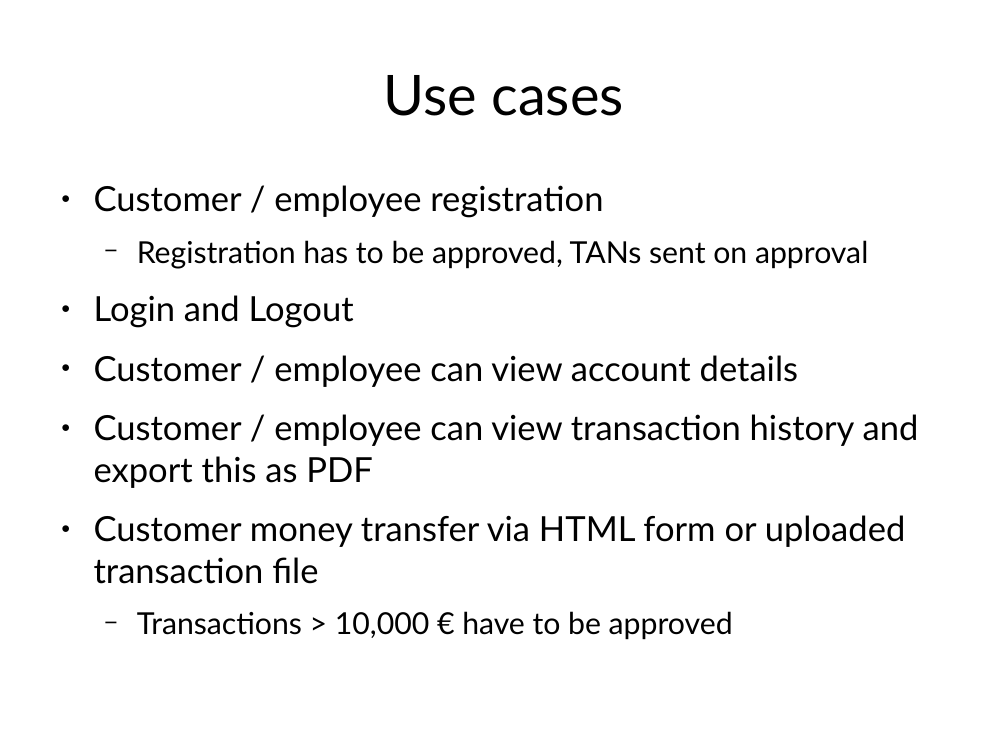
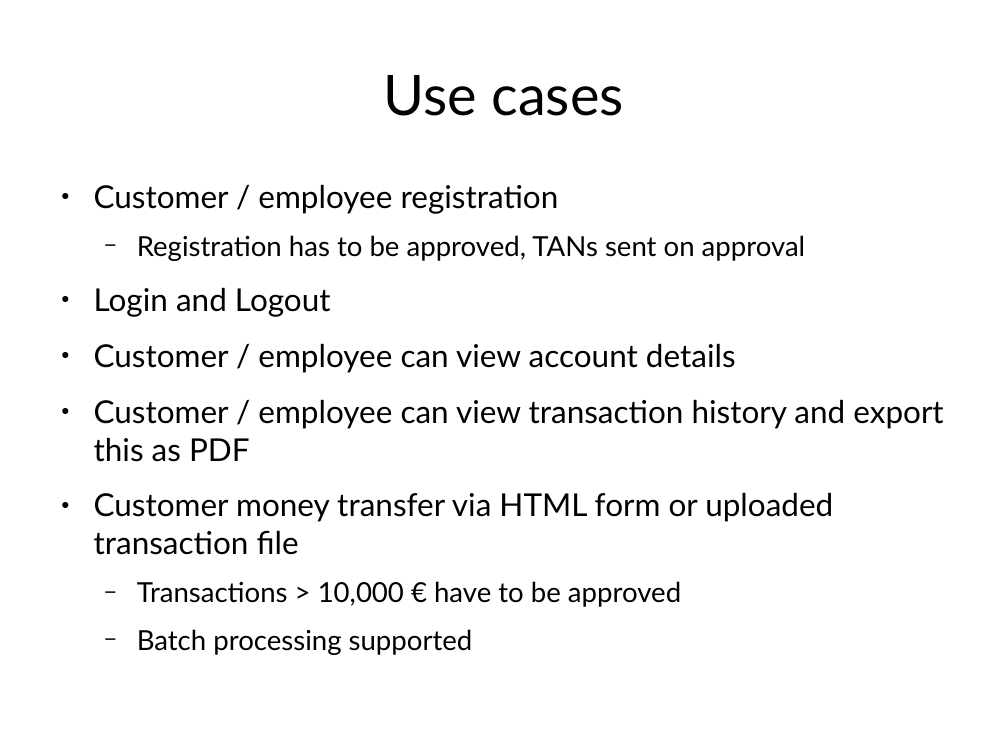
Before and after one commit to snawalgaria/SecureCoding, a slide deck: slide 2 of presentation/presentation.odp. Drawn at 1008x756 pixels with LibreOffice and Linux fonts; fonts in the diff are those of the drawing. Boxes give left, top, right and bottom in pixels: in the first picture for what was removed or moved away, otherwise in the second. Text is boxed around its words. In the diff, an @@ line names an element or a change of style, - is before the commit and + after.

```diff
--- a/presentation/presentation.odp
+++ b/presentation/presentation.odp
@@ text at (x1=94, y1=184, x2=943, y2=607): paragraph added @@
+  − Batch processing supported
@@ text at (x1=94, y1=184, x2=943, y2=607): size 27.2 to 24.8 pt in "Customer / employee registration", "Login and Logout", "Customer / employee can view account details", "Customer / employee can view transaction history ..." and 1 more places; size 23.8 to 21.7 pt in "Registration has to be approved, TANs sent ...", "Transactions > 10,000 € have to be ..." @@
```
Also in this commit, not shown: 1 other slide changed, 3 slides added.
